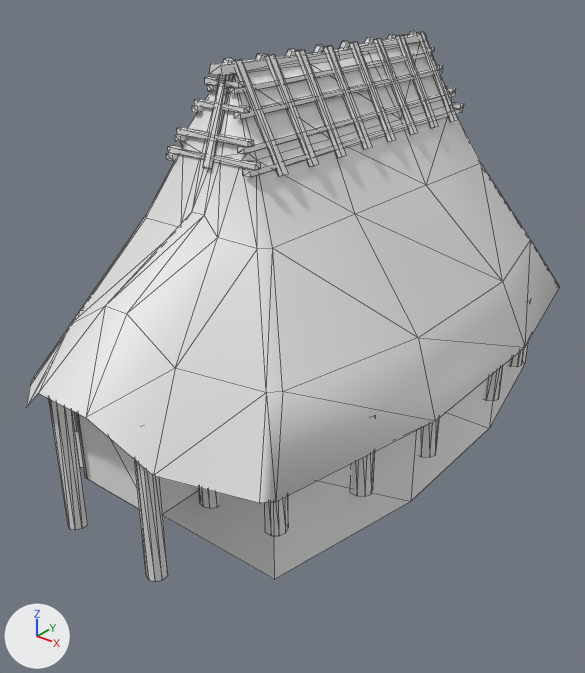
The COLLADA model art/meshes/structural/yayoi_house_2.dae as it was, and as the next commit left it.
Before and after are seen from a camera (50 mm lens) standing at (12.29, -17.01, 10.81) and looking at (-0.01, -1.62, 1.27). Arrows for +X, +Y and +Z are at lower left; the lights stay in place. Mesh edges are drawn as thin lines. Materials are left out; every surface is plain grey. Vertices at the same position are counted once.

Names of what the first picture shows: 'house_2'.
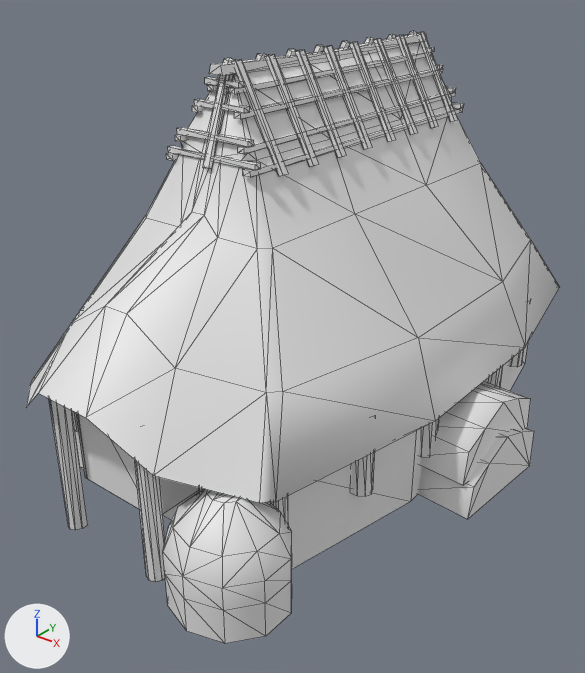
What the commit changed:
me_cylinder_005 is used by ob_house_2; location (0.0, 0.0, 0.0).
me_cylinder_005 had 658 vertices, 834 faces and spanned x -5.0..4.9, y -9.0..7.8, z -1.8..8.6.
me_cylinder_005 now has 814 vertices, 1098 faces and spans x -6.1..6.0, y -9.0..8.3, z -1.8..8.6.
me_cylinder_005 part 1: a new loose piece of 50 vertices spanning x 1.7..4.4, y -8.8..-6.2, z -1.7..1.0.
me_cylinder_005 part 2: a new loose piece of 14 vertices spanning x 3.8..5.8, y -2.0..1.2, z -0.9..0.8.
me_cylinder_005 part 3: a new loose piece of 14 vertices spanning x 4.0..6.0, y -2.0..1.2, z -1.8..-0.1.

Changed parts and their boxes [x1, y1, x2, y2] in the pictures (585 x 673 px):
'house_2', reshaped (11% taller)
    before: [27, 31, 560, 581]
    after: [27, 31, 560, 643]
part 1 of me_cylinder_005, added
    after: [163, 489, 292, 643]
part 2 of me_cylinder_005, added
    after: [420, 381, 531, 485]
part 3 of me_cylinder_005, added
    after: [418, 428, 534, 519]
